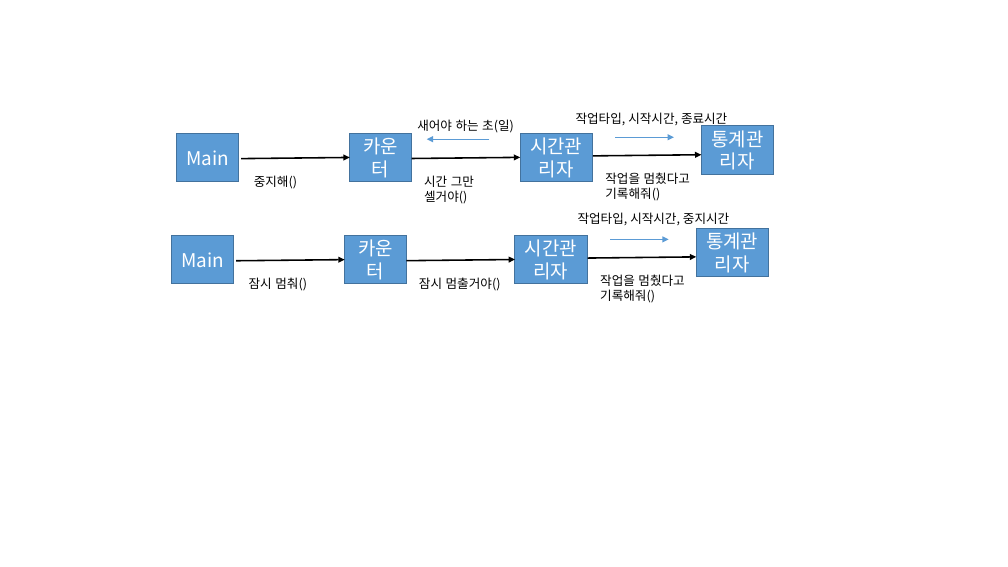
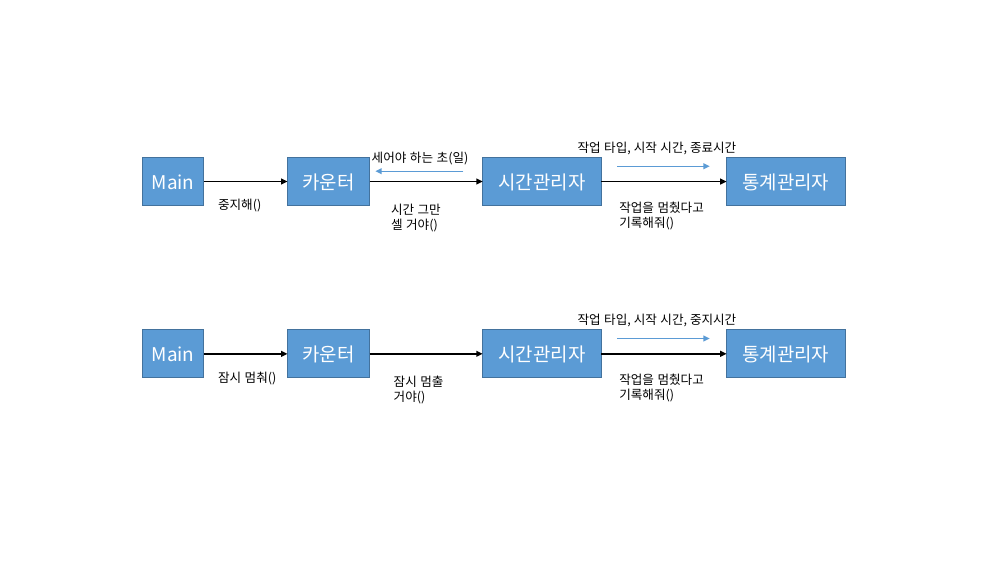
Before and after one commit to bigseoul/TomatoTimer, a slide deck: slide 5 of TomatoTimers.pptx. Drawn at 1008x567 pixels with LibreOffice and Linux fonts; fonts in the diff are those of the drawing. Boxes give left, top, right and bottom in pixels: in the first picture for what was removed or moved away, otherwise in the second. Text is boxed around its words. In the diff, an @@ line names an element or a change of style, - is before the commit and + after.

```diff
--- a/TomatoTimers.pptx
+++ b/TomatoTimers.pptx
@@ text at bbox=[578, 141, 736, 154]: spaces changed @@
-작업타입, 시작시간, 종료시간
+작업 타입, 시작 시간, 종료시간
@@ rectangle "Main": place and size @@
-rectangle "Main" at bbox=[177, 133, 239, 181]
+rectangle "Main" at bbox=[142, 157, 204, 206]
@@ rectangle "카운터": place and size @@
-rectangle "카운터" at bbox=[350, 133, 412, 181]
+rectangle "카운터" at bbox=[287, 157, 370, 206]
@@ text at bbox=[372, 151, 469, 165]: text changed @@
-새어야 하는 초(일)
+세어야 하는 초(일)
@@ arrow moved from (489, 139) - (427, 139) to (464, 171) - (376, 171) @@
@@ rectangle "시간관리자": place and size @@
-rectangle "시간관리자" at bbox=[520, 133, 592, 181]
+rectangle "시간관리자" at bbox=[482, 157, 601, 206]
@@ arrow moved from (616, 138) - (674, 138) to (618, 166) - (710, 166) @@
@@ rectangle "통계관리자": place and size @@
-rectangle "통계관리자" at bbox=[702, 126, 774, 175]
+rectangle "통계관리자" at bbox=[727, 157, 845, 206]
@@ arrow moved from (241, 159) - (350, 157) to (204, 181) - (287, 181) @@
@@ text "중지해()": place and size @@
-text "중지해()" at bbox=[254, 175, 297, 189]
+text "중지해()" at bbox=[218, 198, 261, 211]
@@ arrow moved from (411, 159) - (520, 157) to (370, 181) - (482, 181) @@
@@ text at bbox=[391, 203, 441, 232]: spaces changed @@
-시간 그만 셀거야()
+시간 그만 셀 거야()
@@ arrow moved from (593, 156) - (702, 155) to (601, 181) - (727, 181) @@
@@ text "작업을 멈췄다고 기록해줘()": place and size @@
-text "작업을 멈췄다고 기록해줘()" at bbox=[605, 172, 690, 200]
+text "작업을 멈췄다고 기록해줘()" at bbox=[619, 201, 704, 230]
@@ text at bbox=[578, 313, 736, 326]: spaces changed @@
-작업타입, 시작시간, 중지시간
+작업 타입, 시작 시간, 중지시간
@@ rectangle "Main": place and size @@
-rectangle "Main" at bbox=[172, 236, 234, 284]
+rectangle "Main" at bbox=[142, 330, 204, 378]
@@ arrow moved from (236, 261) - (345, 259) to (204, 354) - (287, 354) @@
@@ rectangle "카운터": place and size @@
-rectangle "카운터" at bbox=[345, 236, 407, 284]
+rectangle "카운터" at bbox=[287, 330, 370, 378]
@@ arrow moved from (407, 261) - (515, 259) to (370, 354) - (482, 354) @@
@@ rectangle "시간관리자": place and size @@
-rectangle "시간관리자" at bbox=[515, 235, 587, 284]
+rectangle "시간관리자" at bbox=[482, 330, 601, 378]
@@ arrow moved from (588, 258) - (696, 257) to (601, 354) - (727, 354) @@
@@ arrow moved from (610, 240) - (669, 240) to (618, 339) - (710, 339) @@
@@ rectangle "통계관리자": place and size @@
-rectangle "통계관리자" at bbox=[696, 228, 768, 277]
+rectangle "통계관리자" at bbox=[727, 330, 845, 378]
@@ text "잠시 멈춰()": place and size @@
-text "잠시 멈춰()" at bbox=[249, 277, 307, 291]
+text "잠시 멈춰()" at bbox=[218, 371, 277, 384]
@@ text at bbox=[394, 375, 443, 403]: spaces changed @@
-잠시 멈출거야()
+잠시 멈출 거야()
@@ text "작업을 멈췄다고 기록해줘()": place and size @@
-text "작업을 멈췄다고 기록해줘()" at bbox=[600, 274, 684, 303]
+text "작업을 멈췄다고 기록해줘()" at bbox=[619, 373, 704, 402]
```
Also in this commit, not shown: 3 other slides changed, 2 other files.
